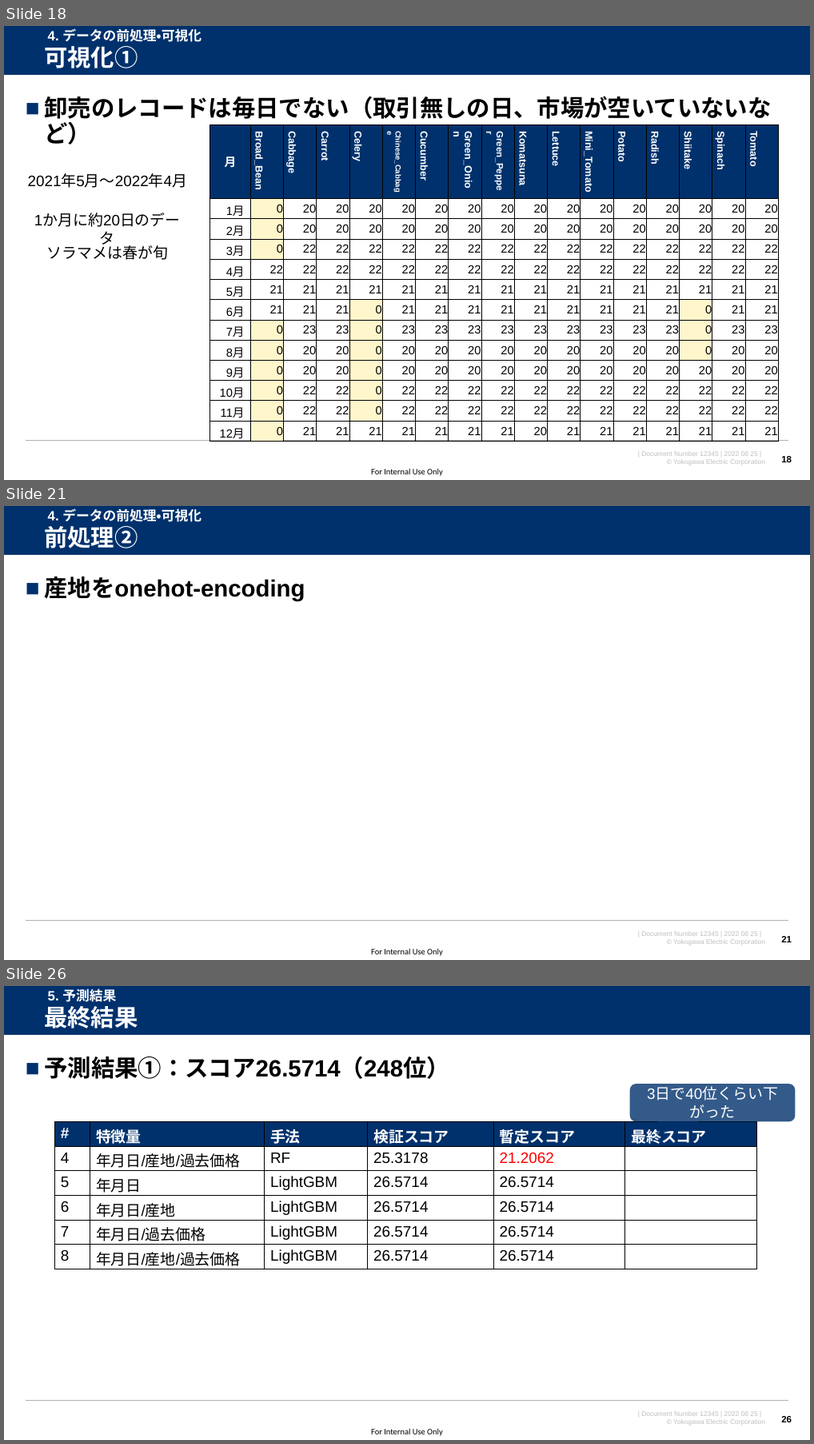
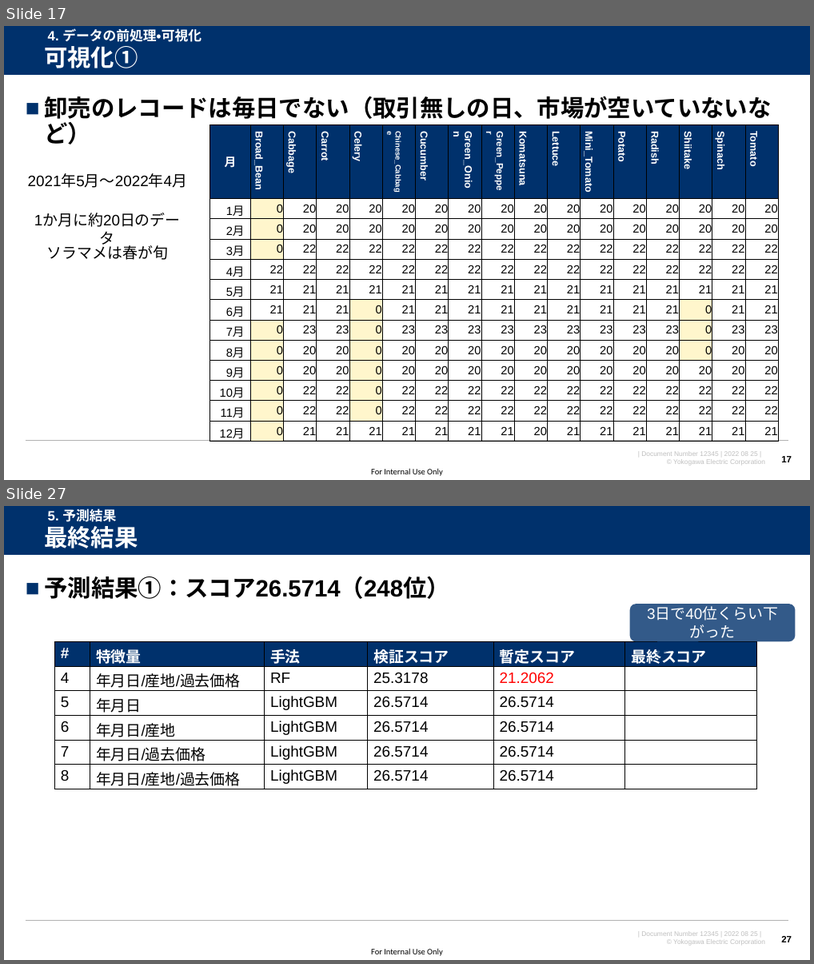
Before and after one commit to watarukumagai-git/opt, a slide deck: MMW/20220825_MMW_kumagai_rev.0.pptx. Shown one above the other, each under a label of ours: slides 18, 21 and 26 before the commit, slides 17 and 27 after it; the slides between them are not shown. The pictures are 814x1444 and 814x964 pixels, drawn with LibreOffice and Linux fonts; fonts in the diff are those of the drawing; background and template pictures are left out. Boxes give left, top, right and bottom in pixels: in the first picture for what was removed or moved away, otherwise in the second. Text is boxed around its words. In the diff, an @@ line names an element or a change of style, - is before the commit and + after.

```diff
--- a/MMW/20220825_MMW_kumagai_rev.0.pptx
+++ b/MMW/20220825_MMW_kumagai_rev.0.pptx
@@ slide 21 removed at box(4, 506, 810, 960), background #FFFFFF; not listed: 5 template elements that a slide beside it also shows @@
@@ title removed at box(44, 526, 138, 548) @@
-前処理②
@@ text removed at box(48, 508, 202, 522) @@
-4. データの前処理・可視化
@@ text removed at box(44, 576, 305, 602) @@
-■ 産地をonehot-encoding
@@ page number removed at box(782, 936, 792, 942) @@
-21
@@ what was slide 18 is now slide 17 @@
@@ page number at box(782, 456, 792, 462): text changed @@
-18
+17
@@ what was slide 26 is now slide 27 @@
@@ page number at box(782, 936, 792, 942): text changed @@
-26
+27
```
Also in this commit, not shown: 11 slides changed, 5 slides added, 3 other slides removed.
